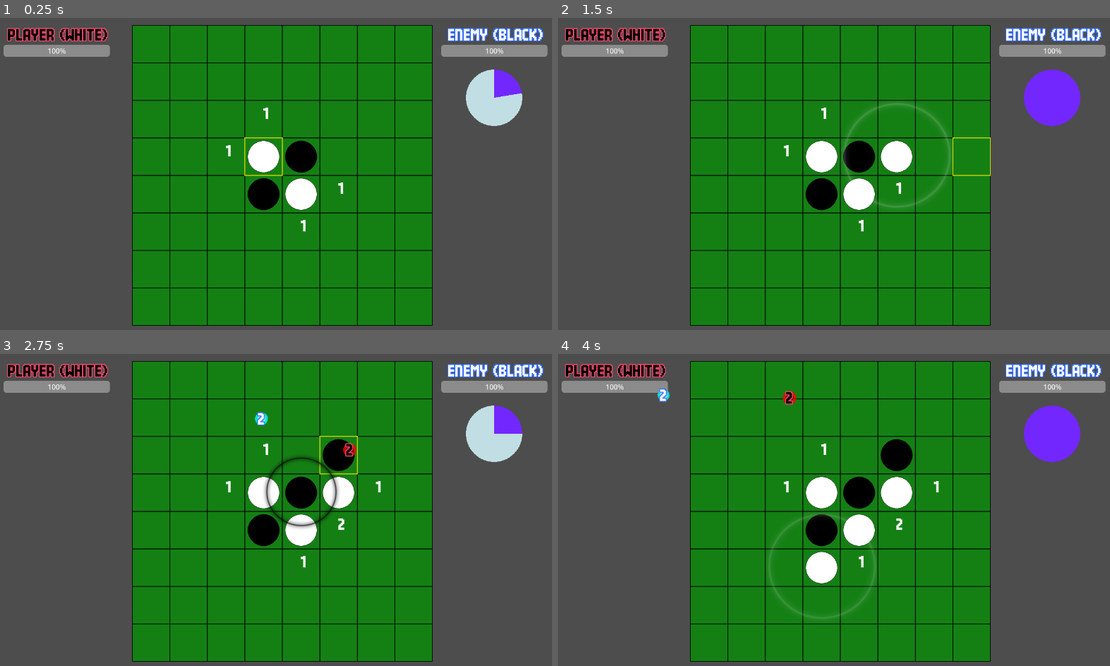
Above: before the commit, frames 1-4 (two rows, left to right).
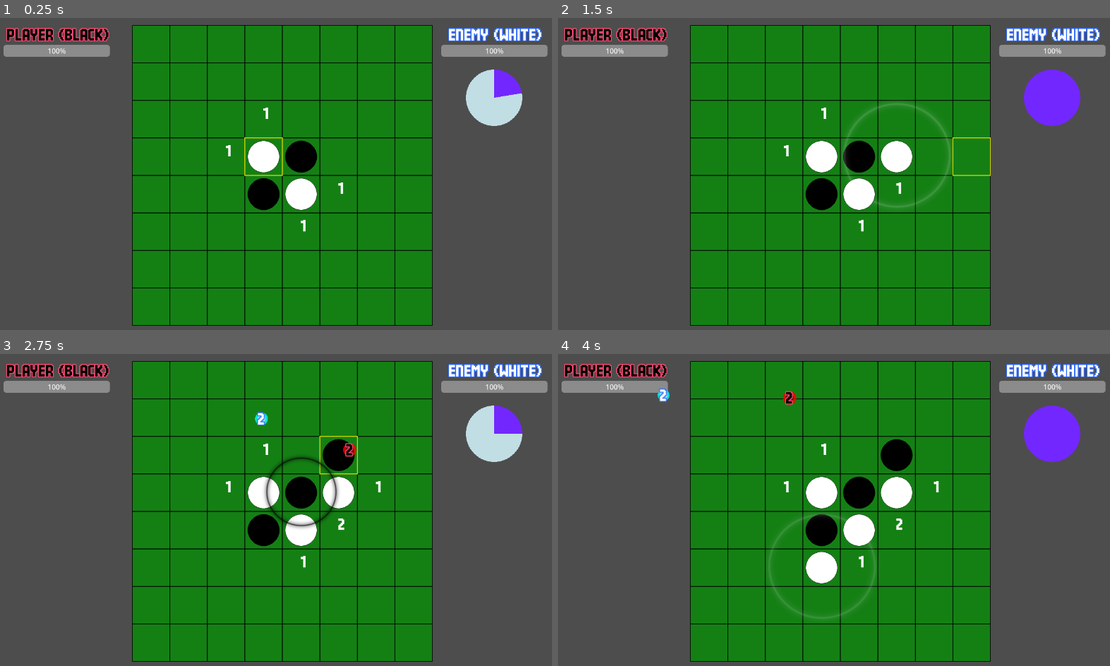
Above: after the commit, the same moments.

Repository: syun77/gd_realtime_reversi
Game: Godot game, scene res://src/scenes/Main.tscn
Two runs of this game, one before a commit and one after it. Both use one fixed random seed, a clock stepped at 60 frames per second and the inputs below.
Inputs (mouse positions are in pixels of both pictures, inside the frame that each line leads up to):
- Up to frame 1 (0.25 s): no input
- Up to frame 2 (1.5 s): move the mouse to (966, 158) at 0.52 s; click (966, 158) at 0.6 s; move the mouse to (729, 192) at 1.27 s; click (729, 192) at 1.35 s
- Up to frame 3 (2.75 s): move the mouse to (336, 441) at 2.02 s; click (336, 441) at 2.1 s
- Up to frame 4 (4 s): move the mouse to (811, 575) at 2.77 s; click (811, 575) at 2.85 s; move the mouse to (1010, 559) at 3.52 s; click (1010, 559) at 3.6 s

The runs differ from the first frame. In frame 1, 0.9% of the frame differs, in the area x 1-99%, y 3-8%; in frame 2, 0.9%; in frame 3, 0.9%; in frame 4, 0.9%.

Commit message:
誤字を修正

Diff:
--- a/gd-realtime-reversi/src/scenes/Main.tscn
+++ b/gd-realtime-reversi/src/scenes/Main.tscn
@@ -20,7 +20,7 @@
 offset_top = 24.0
 offset_right = 256.0
 offset_bottom = 57.0
-text = "PLAYER (WHITE)"
+text = "PLAYER (BLACK)"
 label_settings = ExtResource("3_w8f5i")
 horizontal_alignment = 1
 
@@ -40,7 +40,7 @@
 offset_top = 24.0
 offset_right = 1248.0
 offset_bottom = 57.0
-text = "ENEMY (BLACK)"
+text = "ENEMY (WHITE)"
 label_settings = ExtResource("3_1hqvy")
 horizontal_alignment = 1
 
